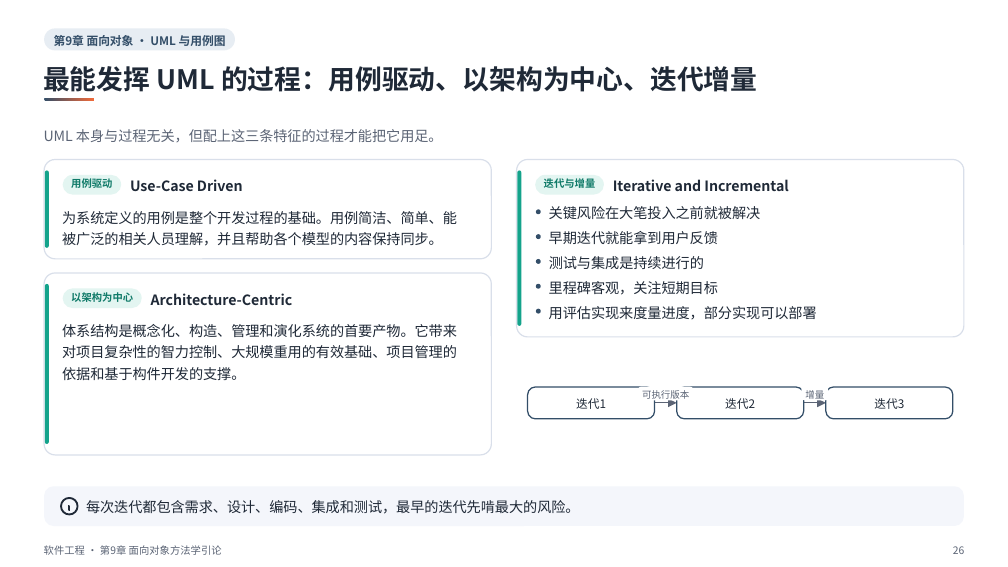
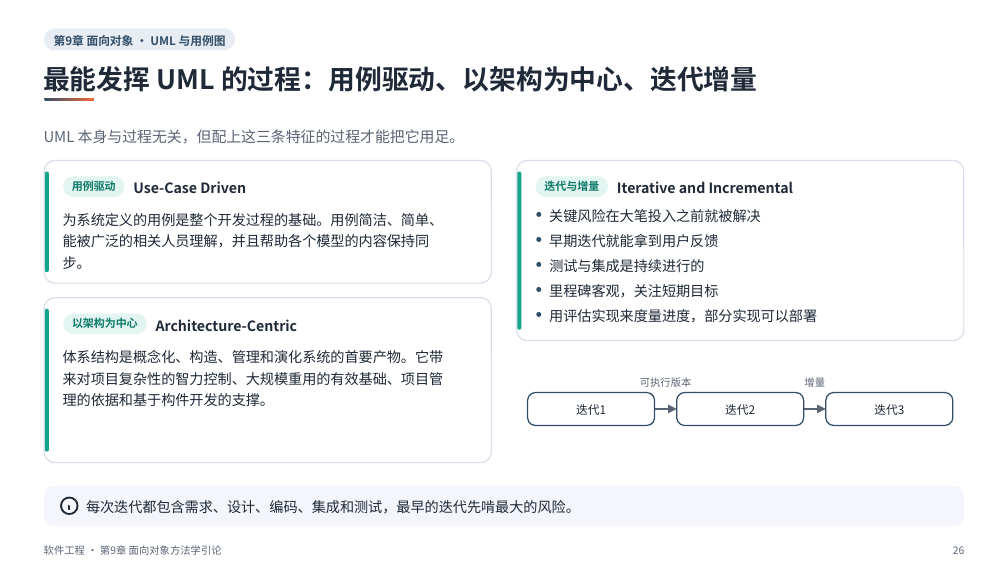
Before and after one commit to sweetcornna/JLU-remake, a slide deck: slide 26 of 大三上/软件工程/重制版PPT/第9章 面向对象方法学引论（重制版）.pptx. Drawn at 1008x567 pixels with LibreOffice and Linux fonts; fonts in the diff are those of the drawing. Boxes give left, top, right and bottom in pixels: in the first picture for what was removed or moved away, otherwise in the second. Text is boxed around its words. In the diff, an @@ line names an element or a change of style, - is before the commit and + after.

```diff
--- a/大三上/软件工程/重制版PPT/第9章 面向对象方法学引论（重制版）.pptx
+++ b/大三上/软件工程/重制版PPT/第9章 面向对象方法学引论（重制版）.pptx
@@ text "UML 本身与过程无关，但配上这三条特征的过程才能把它用足。" at (x1=44, y1=129, x2=465, y2=144): size 13.5 to 14.2 pt @@
@@ rounded rectangle resized from (x1=44, y1=160, x2=492, y2=259) to (x1=44, y1=160, x2=492, y2=283) @@
@@ rounded rectangle resized from (x1=45, y1=171, x2=48, y2=248) to (x1=45, y1=172, x2=48, y2=272) @@
@@ rounded rectangle moved from (x1=63, y1=175, x2=121, y2=194) to (x1=64, y1=176, x2=125, y2=197) @@
@@ rounded rectangle resized from (x1=535, y1=175, x2=604, y2=194) to (x1=536, y1=176, x2=609, y2=197) @@
@@ text "Iterative and Incremental" moved from (x1=613, y1=179, x2=789, y2=191) to (x1=617, y1=181, x2=794, y2=193) @@
@@ text at (x1=63, y1=213, x2=444, y2=269): spaces changed @@
-为系统定义的用例是整个开发过程的基础。用例简洁、简单、能
-被广泛的相关人员理解，并且帮助各个模型的内容保持同步。
+为系统定义的用例是整个开发过程的基础。用例简洁、简单、
+能被广泛的相关人员理解，并且帮助各个模型的内容保持同
+步。
@@ rounded rectangle resized from (x1=44, y1=273, x2=492, y2=455) to (x1=44, y1=298, x2=492, y2=463) @@
@@ rounded rectangle resized from (x1=45, y1=284, x2=48, y2=445) to (x1=45, y1=309, x2=48, y2=451) @@
@@ rounded rectangle resized from (x1=63, y1=288, x2=142, y2=308) to (x1=64, y1=314, x2=147, y2=334) @@
@@ size 9.8 to 10.5 pt in 3 elements at (x1=544, y1=180, x2=599, y2=191), (x1=72, y1=181, x2=116, y2=191), (x1=72, y1=317, x2=138, y2=328) @@
@@ text "以架构为中心" moved from (x1=71, y1=292, x2=133, y2=302) to (x1=72, y1=317, x2=138, y2=328) @@
@@ text "Architecture-Centric" moved from (x1=151, y1=293, x2=293, y2=305) to (x1=156, y1=319, x2=298, y2=331) @@
@@ text at (x1=63, y1=350, x2=444, y2=406): spaces changed @@
-体系结构是概念化、构造、管理和演化系统的首要产物。它带来
-对项目复杂性的智力控制、大规模重用的有效基础、项目管理的
-依据和基于构件开发的支撑。
+体系结构是概念化、构造、管理和演化系统的首要产物。它带
+来对项目复杂性的智力控制、大规模重用的有效基础、项目管
+理的依据和基于构件开发的支撑。
@@ rounded rectangle resized from (x1=638, y1=386, x2=693, y2=400) to (x1=636, y1=374, x2=695, y2=389) @@
@@ text "可执行版本" at (x1=640, y1=377, x2=692, y2=387): size 9 to 9.8 pt @@
@@ text "可执行版本" moved from (x1=642, y1=390, x2=689, y2=401) to (x1=640, y1=377, x2=692, y2=387) @@
@@ proportions changed in 9 elements at (x1=44, y1=485, x2=964, y2=526), (x1=516, y1=160, x2=964, y2=340), (x1=528, y1=392, x2=655, y2=426), (x1=677, y1=392, x2=804, y2=426), (x1=826, y1=392, x2=953, y2=426), (x1=44, y1=160, x2=492, y2=283), (x1=44, y1=298, x2=492, y2=463), (x1=636, y1=374, x2=695, y2=389), (x1=801, y1=374, x2=830, y2=389) @@
@@ rounded rectangle moved from (x1=802, y1=386, x2=828, y2=400) to (x1=801, y1=374, x2=830, y2=389) @@
@@ text "增量" moved from (x1=805, y1=388, x2=824, y2=401) to (x1=804, y1=377, x2=825, y2=387) @@
@@ text "增量" at (x1=804, y1=377, x2=825, y2=387): size 9 to 9.8 pt @@
@@ 4 texts, 4 freeform shapes, 3 rounded rectangles, 2 ellipses moved together from (x1=528, y1=284, x2=953, y2=419) to (x1=528, y1=287, x2=953, y2=426) @@
```
Also in this commit, not shown: 35 other slides changed, 4 other files.
